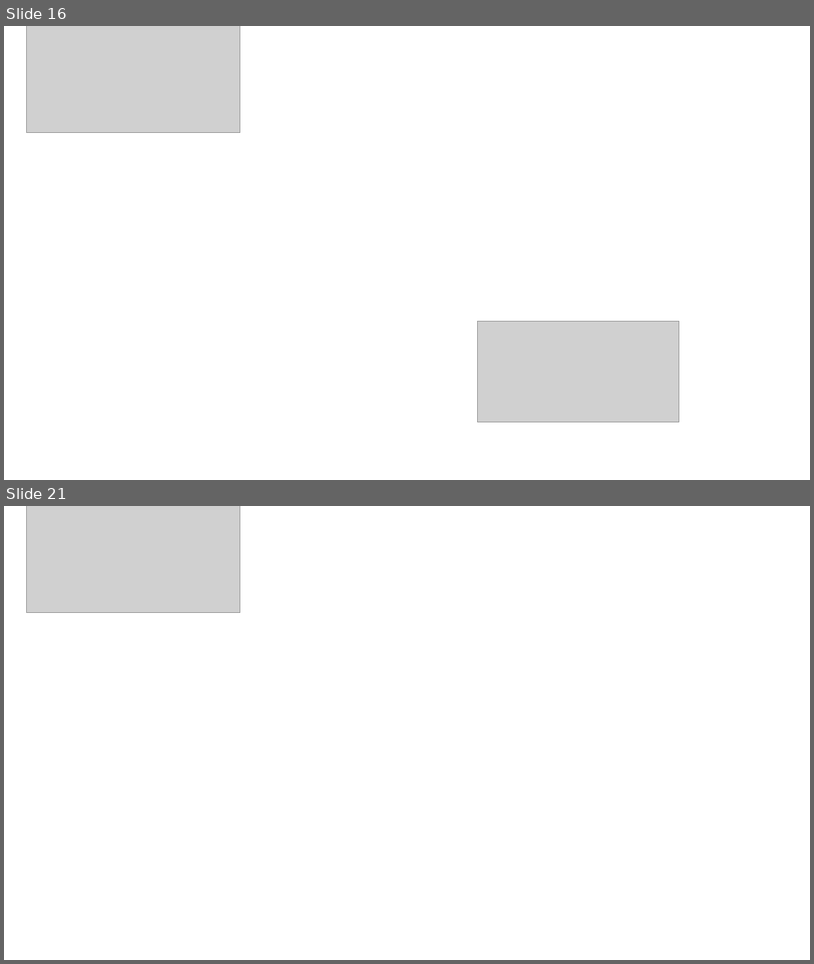
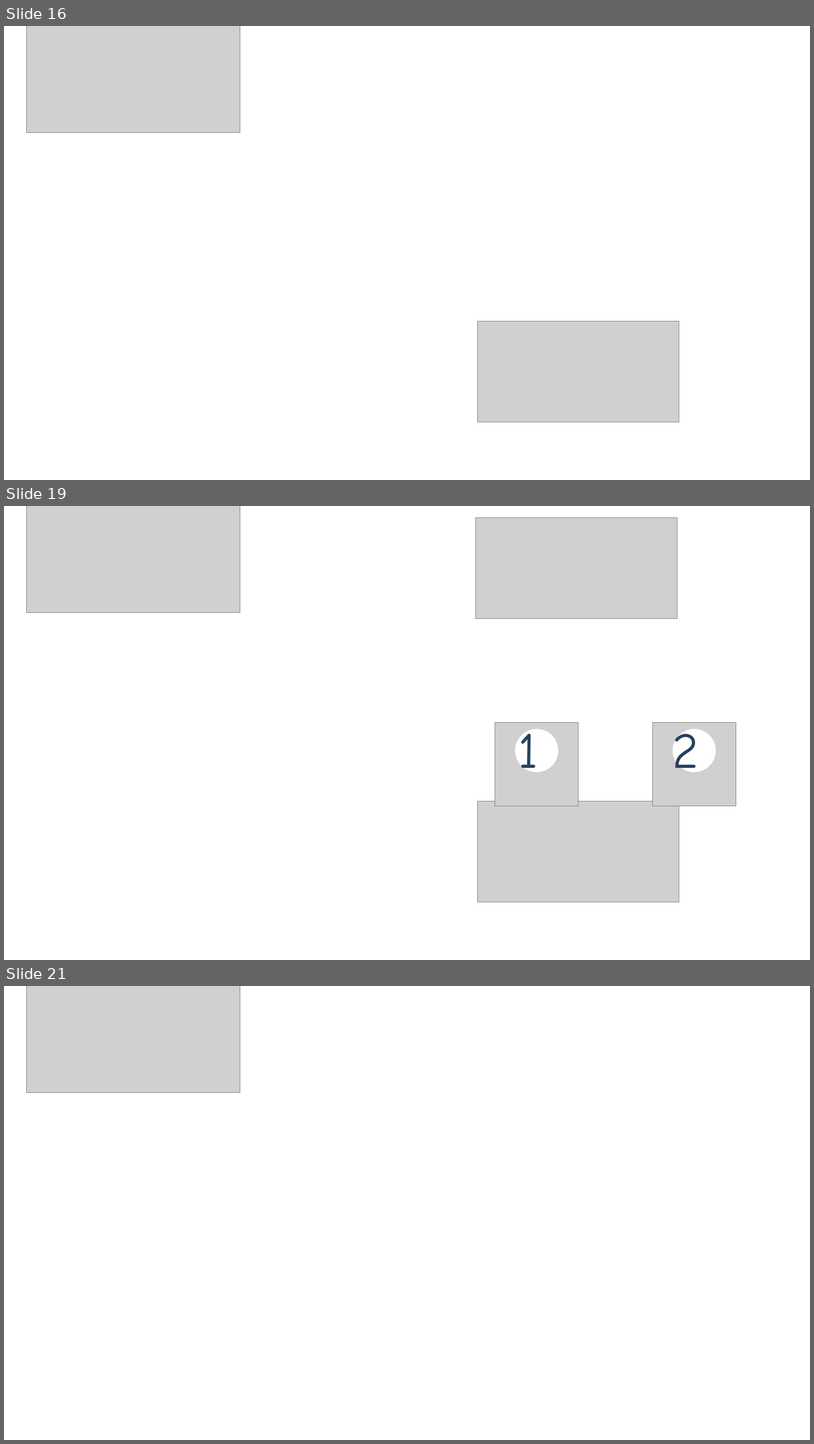
Before and after one commit to teamET/2018.perform, a slide deck: api-server/routes/linebot_mapImg/マップ画像編集用.pptx. Shown one above the other, each under a label of ours: slides 16 and 21 before the commit, slides 16, 19 and 21 after it; the slides between them are not shown. The pictures are 814x964 and 814x1444 pixels, drawn with LibreOffice and Linux fonts; fonts in the diff are those of the drawing; grey boxes stand for pictures; background and template pictures are left out. Boxes give left, top, right and bottom in pixels: in the first picture for what was removed or moved away, otherwise in the second. Text is boxed around its words. In the diff, an @@ line names an element or a change of style, - is before the commit and + after.

```diff
--- a/api-server/routes/linebot_mapImg/マップ画像編集用.pptx
+++ b/api-server/routes/linebot_mapImg/マップ画像編集用.pptx
@@ slide 19 added at box(4, 506, 810, 960), background picture (left out) @@
@@ picture added at box(27, 506, 240, 612) @@
@@ picture added at box(476, 517, 678, 619) @@
@@ picture added at box(495, 722, 579, 805) @@
@@ ellipse added at box(516, 729, 559, 772), fill #FFFFFF @@
@@ text added at box(519, 729, 539, 772), 60 pt, text #274060 @@
+1
@@ picture added at box(653, 722, 737, 805) @@
@@ ellipse added at box(673, 729, 716, 772), fill #FFFFFF @@
@@ text added at box(673, 729, 699, 772), 60 pt, text #274060 @@
+2
@@ picture added at box(478, 801, 680, 901) @@
```
Also in this commit, not shown: 6 other slides added, 7 slides removed, 2 other files.
